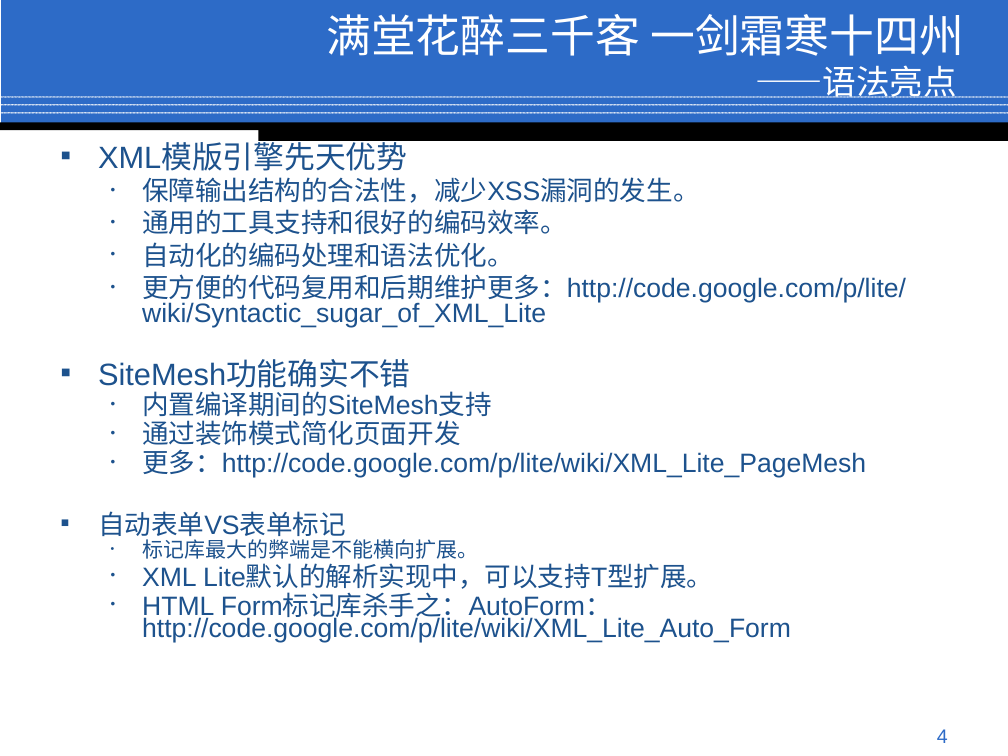
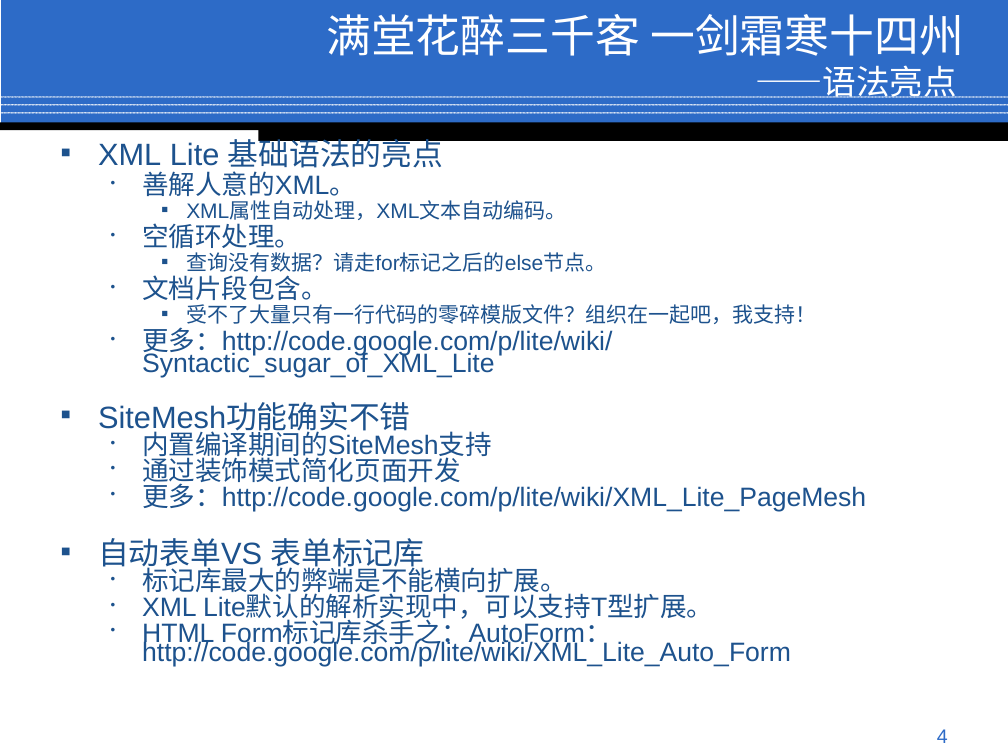
Before and after one commit to jindw/lite, a slide deck: slide 4 of trunk/Lite/web/doc/Preview.ppt. Drawn at 1008x756 pixels with LibreOffice and Linux fonts; fonts in the diff are those of the drawing; background and template pictures are left out. Boxes give left, top, right and bottom in pixels: in the first picture for what was removed or moved away, otherwise in the second. Text is boxed around its words. In the diff, an @@ line names an element or a change of style, - is before the commit and + after.

Commit message:
更新了一下文档

```diff
--- a/trunk/Lite/web/doc/Preview.ppt
+++ b/trunk/Lite/web/doc/Preview.ppt
@@ text at (98,134,816,377): text changed @@
-▪ XML模版引擎先天优势
-  • 保障输出结构的合法性，减少XSS漏洞的发生。
-  • 通用的工具支持和很好的编码效率。
-  • 自动化的编码处理和语法优化。
-  • 更方便的代码复用和后期维护更多：http://code.google.com/p/lite/wiki/Syntactic_sugar_of_XML_Lite
+▪ XML Lite 基础语法的亮点
+  • 善解人意的XML。
+    ▪ XML属性自动处理，XML文本自动编码。
+  • 空循环处理。
+    ▪ 查询没有数据？请走for标记之后的else节点。
+  • 文档片段包含。
+    ▪ 受不了大量只有一行代码的零碎模版文件？组织在一起吧，我支持！
+  • 更多：http://code.google.com/p/lite/wiki/Syntactic_sugar_of_XML_Lite
@@ text at (98,403,866,667): size 15 to 19 pt in "标记库最大的弊端是不能横向扩展。"; line spacing 0.7 to 0.6; more space between paragraphs @@
@@ text at (98,538,425,573): text changed; size 19 to 22 pt @@
-▪ 自动表单VS表单标记
+▪ 自动表单VS 表单标记库
```
Also in this commit, not shown: 8 other slides changed.
